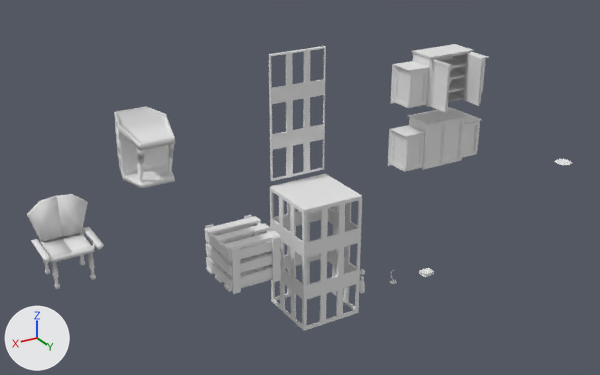
Two versions of the Blender file Assets/Art/Incomplete/Blendfiles/All Game Assets as of 4-9-26.blend, one commit apart.
Rendered twice from a 50 mm lens placed at (286.0, 331.0, 239.0), pointed at (81.0, -10.0, 68.0). The axes (+X, +Y, +Z) are drawn at lower left. The lights are the same throughout. The first picture is the older version. The same objects are shown in both versions, whatever each file hides.

Names of what the first picture shows: 'Big Bottle', 'Big Pot Lid', 'Cabinet Closed', 'Cabinet Open', 'Cage', 'Cage Door', 'CaptainChair', 'CaptainDavenport', 'Crate_Hollow' and 1 more.
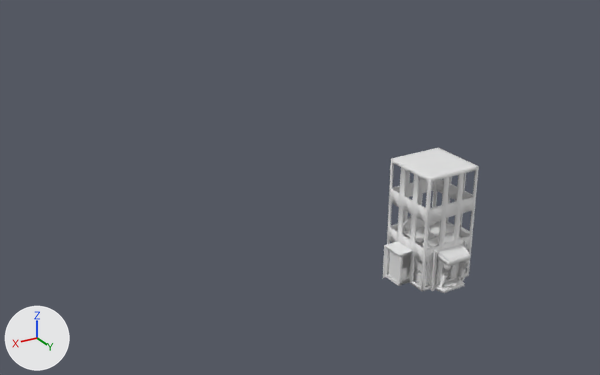
Where the newer file only moved an object's origin or applied its transform, the numbers keep the older frame.

Boxes [x1, y1, x2, y2] around the edits, measured in the pictures (600 x 375 px):
'Cage', moved: before [270, 174, 362, 331]; after [387, 148, 479, 292]
'Cabinet Open', moved: before [390, 44, 488, 112]; after [384, 221, 470, 291]
'CaptainDavenport', moved: before [114, 107, 175, 188]; after [428, 233, 471, 293]
'Cabinet Closed', moved: before [388, 107, 482, 172]; after [383, 232, 454, 286]
'Crate_Hollow', moved (mostly hidden afterwards): before [205, 215, 281, 294]; after [397, 230, 459, 286]
'CaptainChair', moved (mostly hidden afterwards): before [27, 194, 104, 289]; after [403, 216, 439, 231]
'Cage Door', moved (not visible afterwards): before [269, 46, 326, 181]
'Big Pot Lid', moved (not visible afterwards): before [554, 159, 572, 165]
'Big Bottle', moved (not visible afterwards): before [359, 276, 365, 294]

What the commit changed:
Object 'Big Bottle' (ob_big_bottle) moves from (46.6, 0.0, 0.0) to (0.0, 0.0, 0.0).
Object 'Big Pot Lid' (ob_big_pot_lid) moves from (-105.1, 0.0, 40.2) to (0.0, 0.0, 0.0).
Object 'CaptainChair' (ob_captainchair) moves from (206.3, 0.0, 56.1) to (0.0, 0.0, 0.0).
Object 'CaptainDavenport' (ob_captaindavenport) moves from (168.0, -8.1, 98.2) to (0.0, 0.0, 0.0).
Object 'Cage' (ob_cage) moves from (77.9, 0.0, 0.0) to (0.0, 0.0, 0.0).
Object 'Cage Door' (ob_cage_door) moves from (78.1, 0.0, 70.9) to (0.0, 0.0, 0.0).
Object 'Crate_Hollow' (ob_crate_hollow) moves from (120.5, 0.0, 33.2) to (0.0, 0.0, 0.0).
Object 'Cabinet Closed' (ob_cabinet_closed) moves from (0.0, 0.0, 70.0) to (0.0, 0.0, 0.0).
Object 'Cabinet Open' (ob_cabinet_open) moves from (0.0, 0.0, 105.5) to (0.0, 0.0, 0.0).
